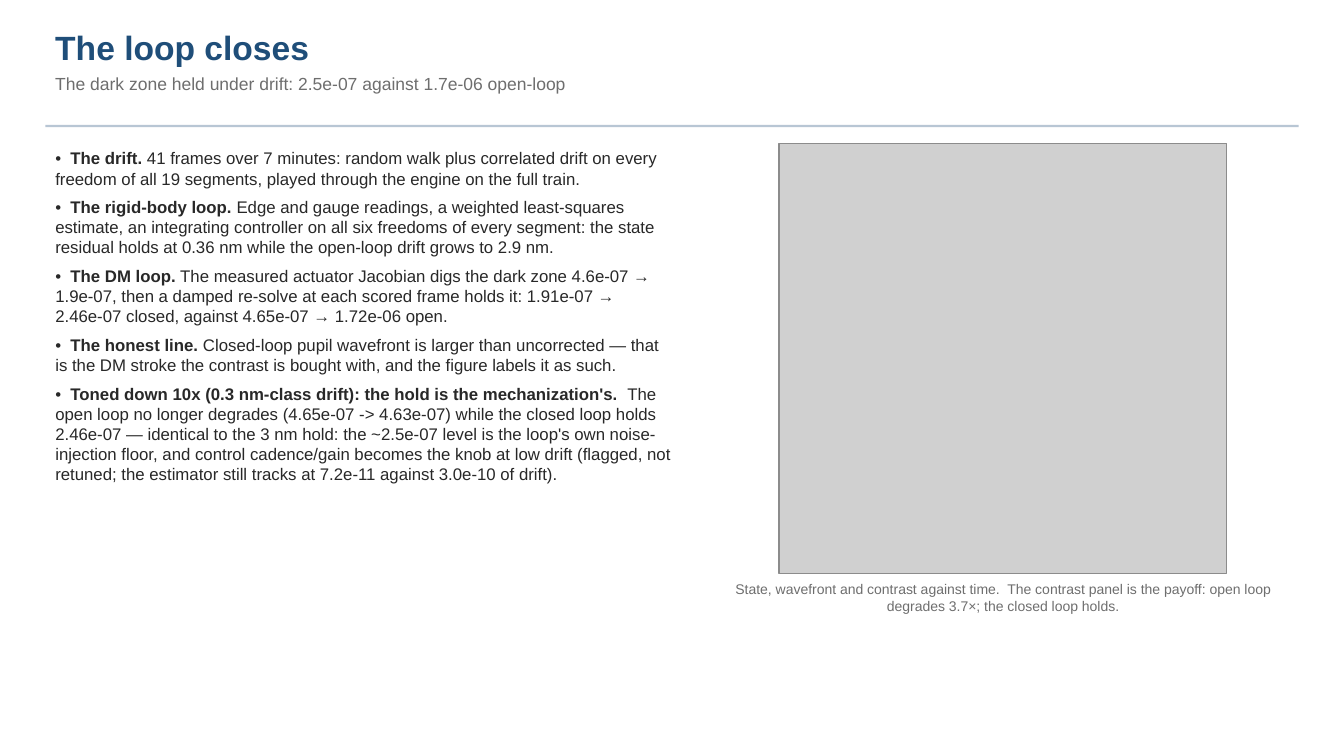
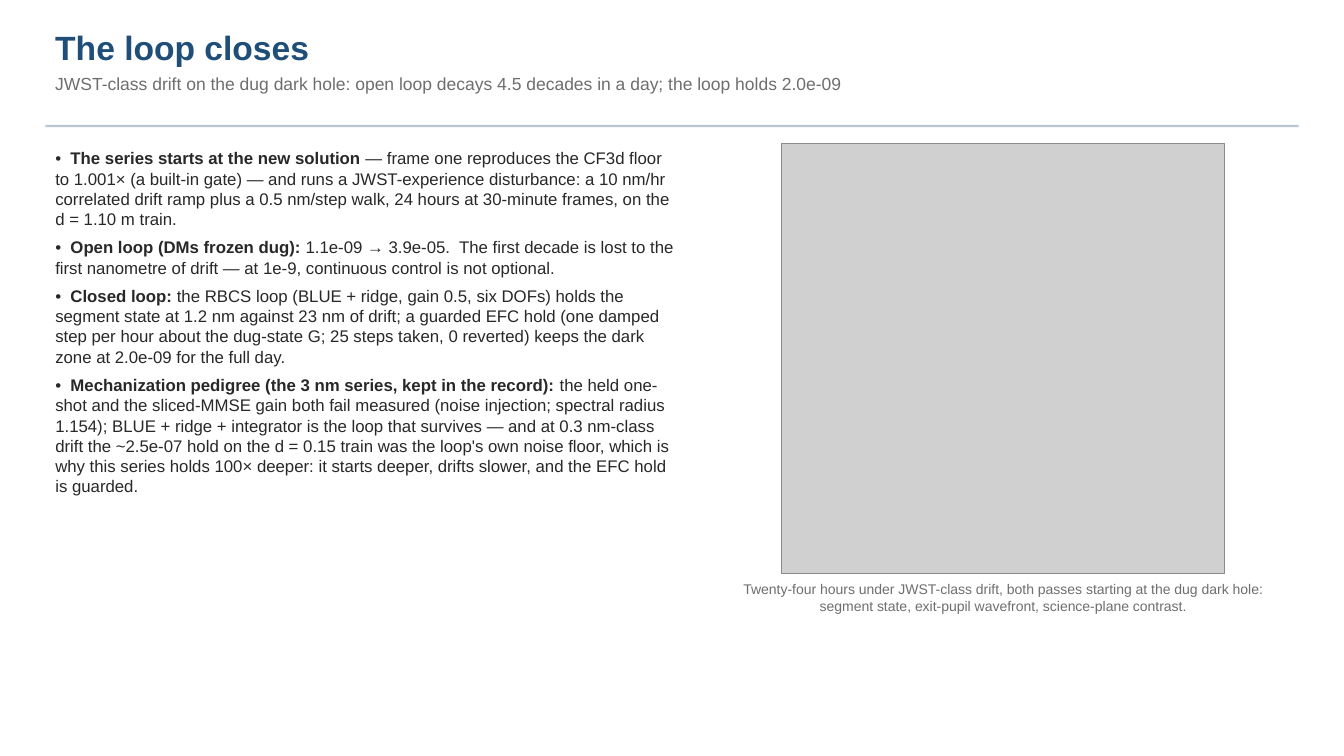
Before and after one commit to nasa-jpl/MACOS_resources, a slide deck: slide 19 of mmacos/templates/80_end_to_end/e2e6m_r2/deck_e2e6m_r2.pptx (slide 17 before the commit). Drawn at 1344x756 pixels with LibreOffice and Linux fonts; fonts in the diff are those of the drawing; grey boxes stand for pictures. Boxes give left, top, right and bottom in pixels: in the first picture for what was removed or moved away, otherwise in the second. Text is boxed around its words. In the diff, an @@ line names an element or a change of style, - is before the commit and + after.

```diff
--- a/mmacos/templates/80_end_to_end/e2e6m_r2/deck_e2e6m_r2.pptx
+++ b/mmacos/templates/80_end_to_end/e2e6m_r2/deck_e2e6m_r2.pptx
@@ text at [55,77,841,94]: text changed @@
-The dark zone held under drift: 2.5e-07 against 1.7e-06 open-loop
+JWST-class drift on the dug dark hole: open loop decays 4.5 decades in a day; the loop holds 2.0e-09
@@ text at [55,152,673,496]: text changed @@
-• The drift. 41 frames over 7 minutes: random walk plus correlated drift on every freedom of all 19 segments, played through the engine on the full train.
-• The rigid-body loop. Edge and gauge readings, a weighted least-squares estimate, an integrating controller on all six freedoms of every segment: the state residual holds at 0.36 nm while the open-loop drift grows to 2.9 nm.
-• The DM loop. The measured actuator Jacobian digs the dark zone 4.6e-07 → 1.9e-07, then a damped re-solve at each scored frame holds it: 1.91e-07 → 2.46e-07 closed, against 4.65e-07 → 1.72e-06 open.
-• The honest line. Closed-loop pupil wavefront is larger than uncorrected — that is the DM stroke the contrast is bought with, and the figure labels it as such.
-• Toned down 10x (0.3 nm-class drift): the hold is the mechanization's. The open loop no longer degrades (4.65e-07 -> 4.63e-07) while the closed loop holds 2.46e-07 — identical to the 3 nm hold: the ~2.5e-07 level is the loop's own noise-injection floor, and control cadence/gain becomes the knob at low drift (flagged, not retuned; the estimator still tracks at 7.2e-11 against 3.0e-10 of drift).
+• The series starts at the new solution — frame one reproduces the CF3d floor to 1.001× (a built-in gate) — and runs a JWST-experience disturbance: a 10 nm/hr correlated drift ramp plus a 0.5 nm/step walk, 24 hours at 30-minute frames, on the d = 1.10 m train.
+• Open loop (DMs frozen dug): 1.1e-09 → 3.9e-05. The first decade is lost to the first nanometre of drift — at 1e-9, continuous control is not optional.
+• Closed loop: the RBCS loop (BLUE + ridge, gain 0.5, six DOFs) holds the segment state at 1.2 nm against 23 nm of drift; a guarded EFC hold (one damped step per hour about the dug-state G; 25 steps taken, 0 reverted) keeps the dark zone at 2.0e-09 for the full day.
+• Mechanization pedigree (the 3 nm series, kept in the record): the held one-shot and the sliced-MMSE gain both fail measured (noise injection; spectral radius 1.154); BLUE + ridge + integrator is the loop that survives — and at 0.3 nm-class drift the ~2.5e-07 hold on the d = 0.15 train was the loop's own noise floor, which is why this series holds 100× deeper: it starts deeper, drifts slower, and the EFC hold is guarded.
@@ text at [743,584,1263,614]: text changed @@
-State, wavefront and contrast against time. The contrast panel is the payoff: open loop degrades 3.7×; the closed loop holds.
+Twenty-four hours under JWST-class drift, both passes starting at the dug dark hole: segment state, exit-pupil wavefront, science-plane contrast.
```
Also in this commit, not shown: 2 other slides changed, 9 other files.
